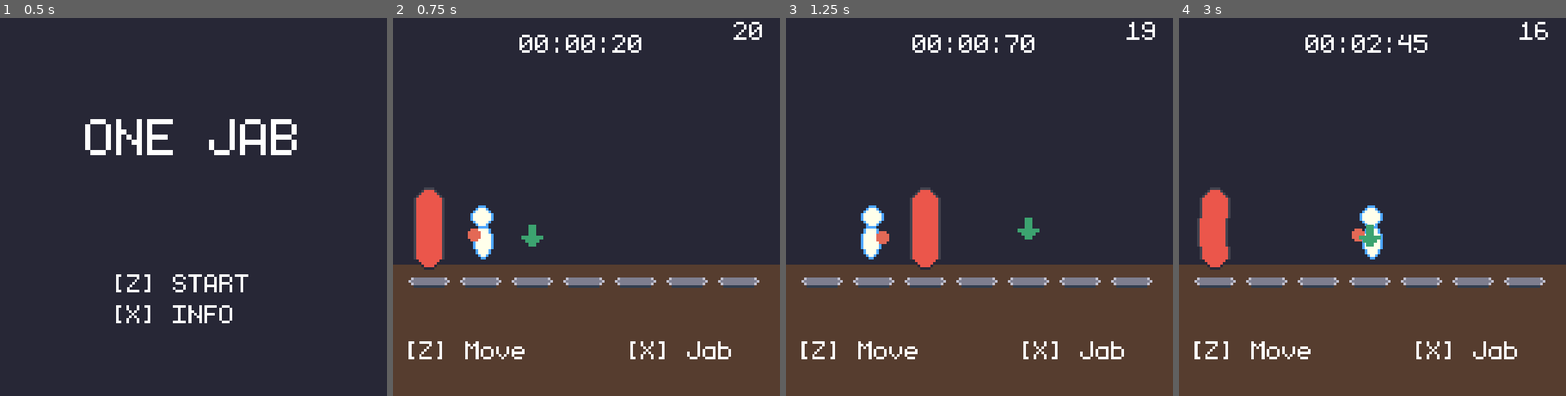
Above: before the commit, frames 1-4 (left to right).
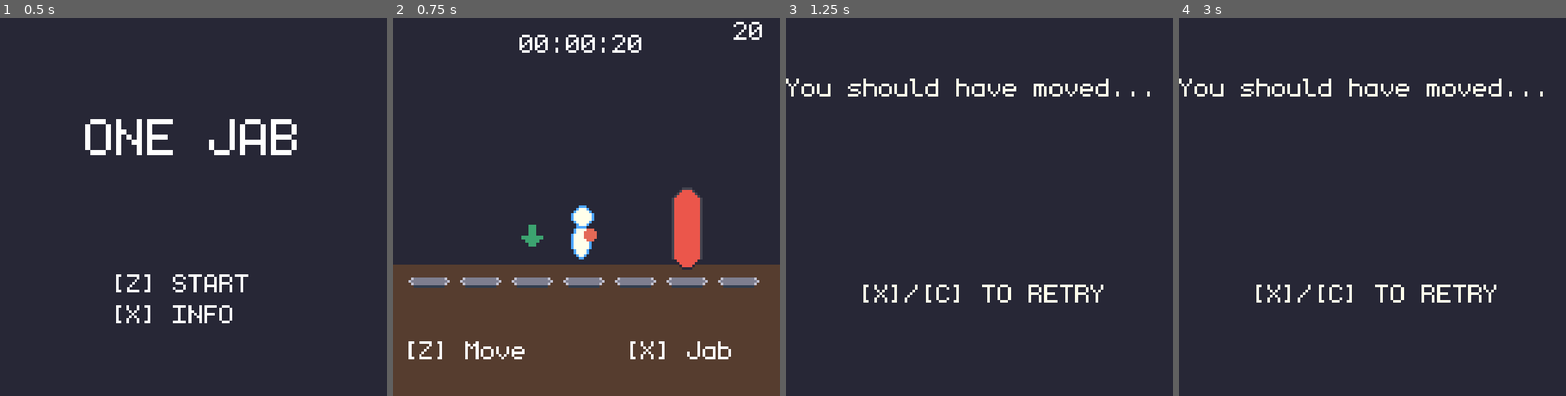
Above: after the commit, the same moments.

Repository: sugarvoid/one-jab
Game: Godot game, scene res://game/scenes/game.tscn
The game is run twice, just before and just after one commit, with the same random seed, the same clock (stepped at 60 frames per second) and the same inputs.
Inputs:
- Up to frame 1 (0.5 s): no input
- Up to frame 2 (0.75 s): tap Enter at 0.5 s; hold Z (move) from 0.53 s (still down)
- Up to frame 3 (1.25 s): keep holding Z (move); tap X (poke) at 0.8 s
- Up to frame 4 (3 s): release Z (move) at 1.28 s; tap X (poke) at 1.35, 2.3, 2.85 s; tap Z (move) at 1.55 s; hold Z (move) 2.03-2.78 s

Frame 1 is identical in both runs. In frame 2, 4.4% of the frame differs, in the area x 5-80%, y 44-67%; in frame 3, 39%, in the area x 0-100%, y 1-100%; in frame 4, 39%.

Commit message:
Add random starting spot for bag

Diff:
--- a/game/scripts/game.gd
+++ b/game/scripts/game.gd
@@ -61,6 +61,7 @@
 
 func switch_screen(new_screen: int):
 	self.game_state = new_screen
+	var stating = get_starter_pos()
 	$PlayScreen/Stopwatch.stop()
 	match new_screen:
 		0:
@@ -69,11 +70,11 @@
 			$StartScreen.show()
 		1:
 			$PlayScreen/Stopwatch.start()
-			bags_next_pos = randi_range(2,6)
+			bags_next_pos = stating.pop_front()
 			lives = 3
 			hits_left = HITS_NEEDED
-			bag_slot = 0
-			player_slot = 1
+			bag_slot = stating[0]
+			player_slot = 3
 			misses = 0
 			update_hud()
 			$PlayScreen.show()
@@ -84,6 +85,11 @@
 			$StartScreen.hide()
 			$GameOver.show()
 
+
+func get_starter_pos() -> Array[int]:
+	var arr: Array[int] = [randi_range(0,2), randi_range(4,6)]
+	arr.shuffle()
+	return arr
 
 func player_punch():
 	if player_slot == (bag_slot - 1) or player_slot == bag_slot + 1:
--- a/project.godot
+++ b/project.godot
@@ -13,7 +13,7 @@
 config/name="One Jab"
 run/main_scene="res://game/scenes/game.tscn"
 config/features=PackedStringArray("4.2", "GL Compatibility")
-config/icon="res://icon.svg"
+config/icon="res://icon.png"
 
 [display]
 
Not shown, changed: export_presets.cfg
